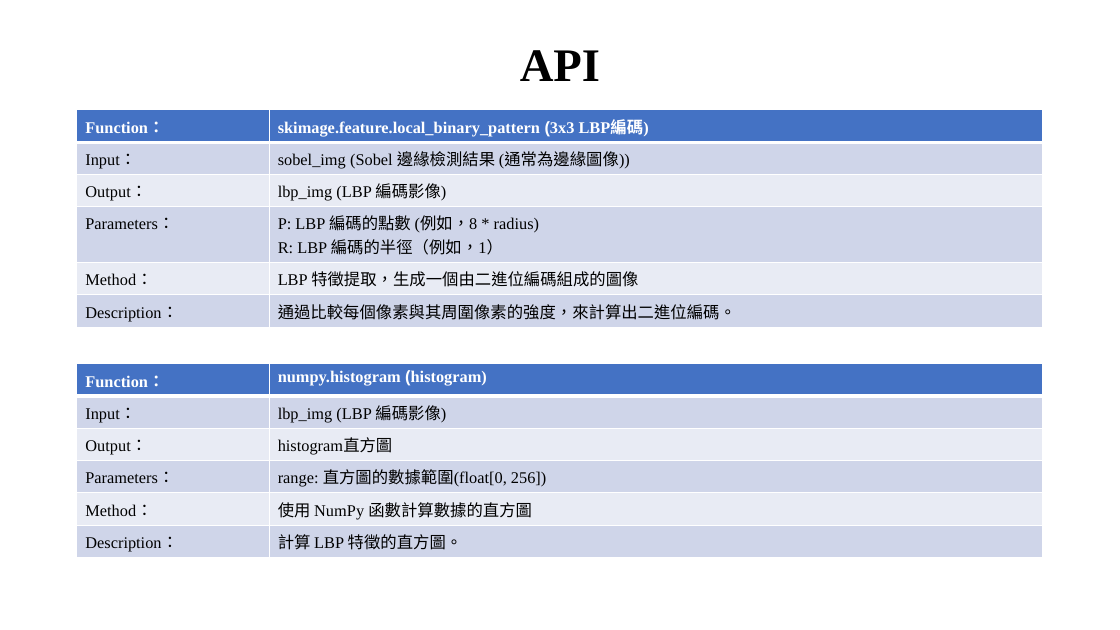
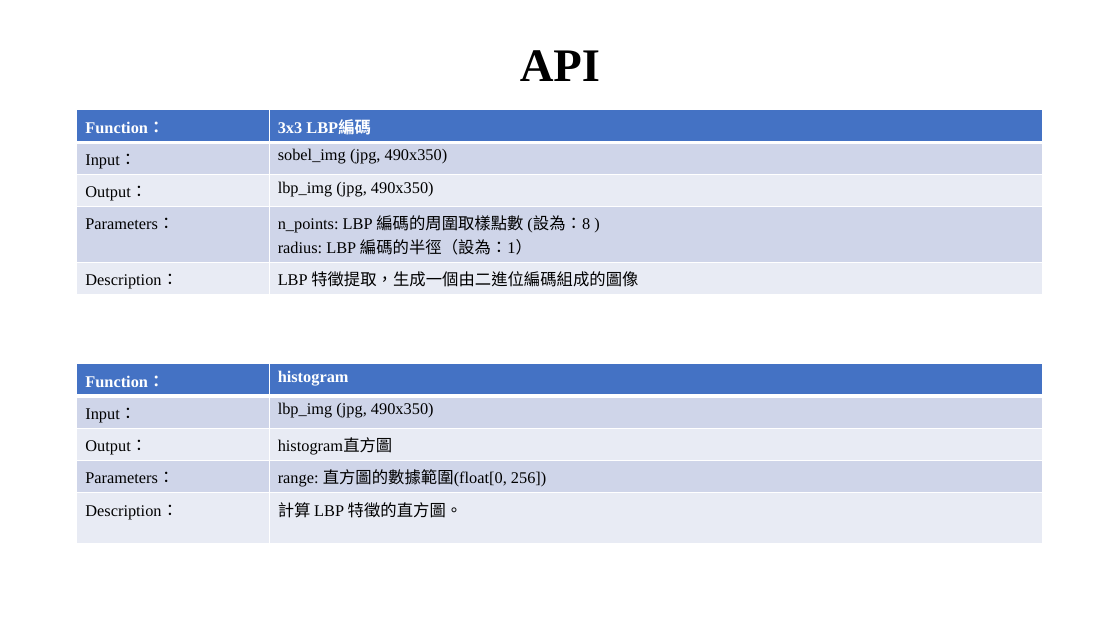
Before and after one commit to xup6tp6u4/Image-processing, a slide deck: slide 6 of 馬路分割_F112112136_林宸毅.pptx (slide 8 before the commit). Drawn at 1120x630 pixels with LibreOffice and Linux fonts; fonts in the diff are those of the drawing; background and template pictures are left out. Boxes give left, top, right and bottom in pixels: in the first picture for what was removed or moved away, otherwise in the second. Text is boxed around its words. In the diff, an @@ line names an element or a change of style, - is before the commit and + after.

Commit message:
嵌入式影像處理-馬路分割

```diff
--- a/馬路分割_F112112136_林宸毅.pptx
+++ b/馬路分割_F112112136_林宸毅.pptx
@@ table at bbox=[77, 110, 1044, 293] @@
-row 1: Function： | skimage.feature.local_binary_pattern (3x3 LBP編碼)
-row 2: Input： | sobel_img (Sobel 邊緣檢測結果 (通常為邊緣圖像))
-row 3: Output： | lbp_img (LBP 編碼影像)
-row 4: Parameters： | P: LBP 編碼的點數 (例如，8 * radius) / R: LBP 編碼的半徑（例如，1）
-row 5: Method： | LBP 特徵提取，生成一個由二進位編碼組成的圖像
-row 6: Description： | 通過比較每個像素與其周圍像素的強度，來計算出二進位編碼。
+row 1: Function： | 3x3 LBP編碼
+row 2: Input： | sobel_img (jpg, 490x350)
+row 3: Output： | lbp_img (jpg, 490x350)
+row 4: Parameters： | n_points: LBP 編碼的周圍取樣點數 (設為：8 ) / radius: LBP 編碼的半徑（設為：1）
+row 5: Description： | LBP 特徵提取，生成一個由二進位編碼組成的圖像
@@ table at bbox=[77, 364, 1044, 540] @@
-row 1, column 2: numpy.histogram (histogram)
+row 1, column 2: histogram
-row 2, column 2: lbp_img (LBP 編碼影像)
+row 2, column 2: lbp_img (jpg, 490x350)
-row 5: Method： | 使用 NumPy 函數計算數據的直方圖
```
Also in this commit, not shown: 3 other slides changed, 4 slides removed.
